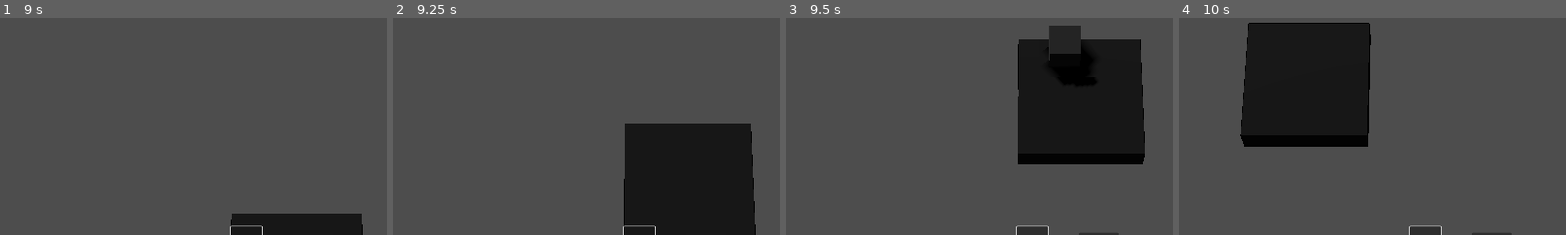
Above: before the commit, frames 1-4 (left to right).
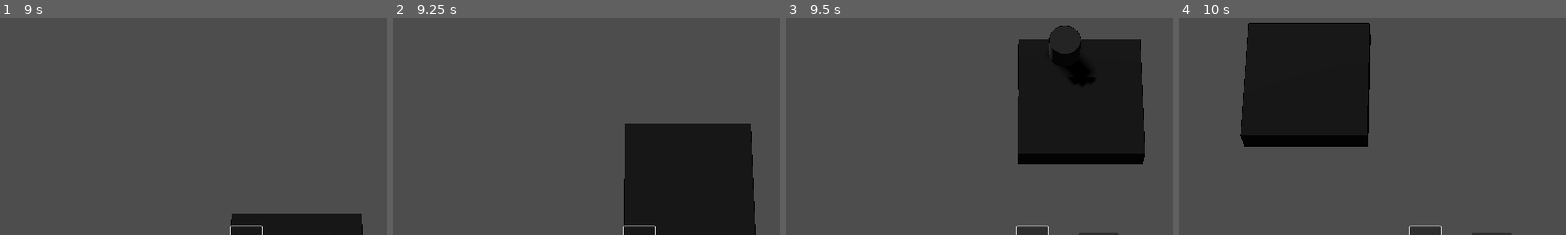
Above: after the commit, the same moments.

Repository: Willeujeans/mapIdea
Game: Godot game, scene res://Scenes/shell.tscn
Two runs of this game, one before a commit and one after it. Both use one fixed random seed, a clock stepped at 60 frames per second and the inputs below.
Inputs (mouse positions are % of the whole screen's width and height, from its top left):
- Up to frame 1 (9 s): click "+" at 0.5 s; click (46, 26) at 1.27 s; type "Alex" at 1.35 s; click "create map" at 2 s; click "SAVE" at 2.75 s; click "Tool1" at 3.5 s; tap Enter at 4.25, 8 s; move the mouse to (72, 45) at 4.27 s; press the mouse at (72, 45) at 4.28 s; hold D (right) 4.28-5.03 s; right-click (72, 45) at 4.55 s; move the mouse to (30, 55) at 5.02 s; release the mouse at (30, 55) at 5.03 s; hold S (down) 5.03-5.78 s; right-click (30, 55) at 5.1 s; click (30, 55) at 5.3 s; move the mouse to (60, 28) at 5.77 s; press the mouse at (60, 28) at 5.78 s; hold D (right) 5.78-6.53 s; right-click (60, 28) at 6.05 s; move the mouse to (45, 70) at 6.52 s; release the mouse at (45, 70) at 6.53 s; hold Q (rotateUp) 6.53-7.28 s; right-click (45, 70) at 6.6 s; click (45, 70) at 6.8 s; tap Space at 7.25, 8.75 s; move the mouse to (80, 65) at 7.27 s; press the mouse at (80, 65) at 7.28 s; hold A (left) 7.28-8.78 s; right-click (80, 65) at 7.55 s; move the mouse to (20, 35) at 8.02 s; release the mouse at (20, 35) at 8.03 s; right-click (20, 35) at 8.1 s; click (20, 35) at 8.3 s; move the mouse to (55, 50) at 8.77 s; press the mouse at (55, 50) at 8.78 s; hold S (down) from 8.78 s (still down)
- Up to frame 2 (9.25 s): keep holding S (down); right-click (55, 50) at 9.05 s
- Up to frame 3 (9.5 s): keep holding S (down)
- Up to frame 4 (10 s): move the mouse to (35, 25) at 9.52 s; release S (down) at 9.53 s; release the mouse at (35, 25) at 9.53 s; hold D (right) from 9.53 s (still down); right-click (35, 25) at 9.6 s; click (35, 25) at 9.8 s
The pictures show only the part of the screen within x 18-68%, y 43-93%; the shares and areas given below are measured in that part.

Frames 1-2 are identical in both runs. In frame 3, 0.2% of the frame differs, in the area x 67-77%, y 3-20%; in frame 4, nothing differs.
Error before the commit: Attempt to call function 'list_dir_begin' in base 'null instance' on a null instance. (res://Scripts/s_directoryScanner.gd:7)
Error after the commit: Attempt to call function 'list_dir_begin' in base 'null instance' on a null instance. (res://Scripts/s_directoryScanner.gd:6)

Commit message:
added Rounding for block placement

Diff:
--- a/Scenes/block.tscn
+++ b/Scenes/block.tscn
@@ -15,7 +15,7 @@
 transform = Transform3D(0.5, 0, 0, 0, 0.5, 0, 0, 0, 0.5, 0, 0, 0)
 script = ExtResource("1_e4g4i")
 
-[node name="box" type="MeshInstance3D" parent="."]
+[node name="MeshInstance3D" type="MeshInstance3D" parent="."]
 transform = Transform3D(0.5, 0, 0, 0, 0.5, 0, 0, 0, 0.5, 0, 0, 0)
 mesh = ExtResource("2_acrrp")
 
--- a/Scripts/fileTextSelector.gd
+++ b/Scripts/fileTextSelector.gd
@@ -1,20 +1,16 @@
 extends Control
-@onready var shell = get_tree().get_root().get_node("shell")
-@onready var mapWorldScene = load("res://Scenes/mapWorld.tscn")
 var filePath = ""
 var fileName = ""
 
 func set_filePath(in_filePath):
 	filePath = in_filePath
+
 func set_fileName(name):
 	fileName = name
 
 func _on_button_pressed():
+	var shell = get_tree().get_root().get_node("shell")
 	shell.get_node("tmp").set_importedFilePath(filePath)
 	shell.get_node("tmp").nameOfFile = fileName
+	var mapWorldScene = load("res://Scenes/mapWorld.tscn")
 	shell.get_node("sceneChanger").changeSceneTo(shell.get_node("container"),mapWorldScene)
-	#change scene to mapWorld
-	#populate the map with imported file
-	#set name to the file name
-	#set size to file size
-	pass
--- a/Scripts/s_block.gd
+++ b/Scripts/s_block.gd
@@ -1,19 +1,10 @@
 extends Node3D
 var mapLocation = Vector3(0,0,0)
-var mat = null
 var terrainType = "b"
-var shapeType = 0
-@onready var shell = get_tree().get_root().get_node("shell")
-@onready var allSides = load("res://models/allSides.obj")
-@onready var bottom = load("res://models/bottom.obj")
-@onready var bottomLeft = load("res://models/bottomLeft.obj")
-@onready var bottomRight = load("res://models/bottomRight.obj")
-@onready var left = load("res://models/left.obj")
-@onready var regular = load("res://models/regular.obj")
-@onready var right = load("res://models/right.obj")
-@onready var top = load("res://models/top.obj")
-@onready var topLeft = load("res://models/topLeft.obj")
-@onready var topRight = load("res://models/topRight.obj")
+
+func _ready():
+	var colorBasedOnHeight = Color(mapLocation.y*0.1,mapLocation.y*0.1,mapLocation.y*0.1,1)
+	set_Color(colorBasedOnHeight)
 
 func set_TerrainType(in_terrain):
 	terrainType = in_terrain
@@ -21,21 +12,19 @@
 func set_MapLocation(in_vector):
 	mapLocation = in_vector
 
-func set_ShapeType(in_shapeType):
-	shapeType = in_shapeType
+func set_Mesh(in_meshObject):
+	if $MeshInstance3D != null:
+		$MeshInstance3D.set_mesh(in_meshObject)
 
-func _ready():
-	var colorBasedOnHeight = Color(mapLocation.y*0.1,mapLocation.y*0.1,mapLocation.y*0.1,1)
-	createMaterial(colorBasedOnHeight)
-
-func createMaterial(colorInput):
+func set_Color(colorInput):
 	var myMaterial = StandardMaterial3D.new()
 	var outLine = load("res://materials/outLineMaterial.tres")
 	myMaterial.next_pass = outLine
 	myMaterial.albedo_color = colorInput
-	$box.set_surface_override_material(0, myMaterial)
+	$MeshInstance3D.set_surface_override_material(0, myMaterial)
 
 func _on_area_3d_mouse_entered():
+	var shell = get_tree().get_root().get_node("shell")
 	var playerController = shell.get_node("container").get_node("mapWorld").get_node("player")
 	playerController.set_HoveredBlock(self)
 	playerController.set_Height()
--- a/Scripts/s_directoryScanner.gd
+++ b/Scripts/s_directoryScanner.gd
@@ -1,5 +1,4 @@
 extends Node
-@onready var shell = get_tree().get_root().get_node("shell")
 
 func list_files_in_directory(path):
 	var files = []
--- a/Scripts/s_exitButton.gd
+++ b/Scripts/s_exitButton.gd
@@ -1,15 +1,4 @@
 extends Button
-
-
-# Called when the node enters the scene tree for the first time.
-func _ready():
-	pass # Replace with function body.
-
-
-# Called every frame. 'delta' is the elapsed time since the previous frame.
-func _process(delta):
-	pass
-
 
 func _on_pressed():
 	get_tree().quit()
--- a/Scripts/s_fileExporter.gd
+++ b/Scripts/s_fileExporter.gd
@@ -1,8 +1,7 @@
 extends Node
-@onready var shell = get_tree().get_root().get_node("shell")
 func exportFile(in_fileName, in_matrix, in_size):
-	var mapString = $mapEncoder.encodeMap(in_matrix,in_size)
-	var path = shell.get_node("tmp").saveFilePath + in_fileName
+	var mapString = $mapEncoder.encodeMap(in_matrix, in_size)
+	var path = get_parent().get_node("tmp").saveFilePath + in_fileName
 	write_file(path, mapString)
 
 static func write_file(file_name, string):
--- a/Scripts/s_fileReader.gd
+++ b/Scripts/s_fileReader.gd
@@ -1,5 +1,4 @@
 extends Node
-@onready var shell = get_tree().get_root().get_node("shell")
 
 func textFromFile(filePath):
 	var file = FileAccess.open(filePath, FileAccess.READ)
--- a/Scripts/s_mainMenu.gd
+++ b/Scripts/s_mainMenu.gd
@@ -1,19 +1,16 @@
 extends Node3D
-var saveDocumentPath = "/Users/willschmitz/Documents/Code/mapIdea/SavedData"
-@onready var mapCreationScene = load("res://Scenes/mapCreation.tscn")
-@onready var shell = get_tree().get_root().get_node("shell")
 
-# Called when the node enters the scene tree for the first time.
 func _ready():
+	var saveDocumentPath = "/Users/willschmitz/Documents/Code/mapIdea/SavedData"
 	loadAllSavedFiles(saveDocumentPath)
 
 func loadAllSavedFiles(folder):
-	print("searching folder for saved files...")
+	var shell = get_tree().get_root().get_node("shell")
 	var filesArray = shell.get_node("directoryScanner").list_files_in_directory(folder)
 	for file in filesArray:
 		$fileVisualContainer.createFileVisual(file)
 		print("FILE: " , file)
 
-
 func _on_create_new_map_button_pressed():
+	var mapCreationScene = load("res://Scenes/mapCreation.tscn")
 	get_parent().get_parent().get_node("sceneChanger").changeSceneTo(get_parent(), mapCreationScene)
--- a/Scripts/s_map.gd
+++ b/Scripts/s_map.gd
@@ -1,6 +1,7 @@
 extends Node3D
 @onready var blockScene = load("res://Scenes/block.tscn")
 @onready var shell = get_tree().get_root().get_node("shell")
+@onready var tmp = shell.get_node("tmp")
 var gridSize = 4
 var scaleForCubes = Vector3(0.5,0.5,0.5)
 var currentHeight = 0
@@ -8,17 +9,24 @@
 var currentTerrain = "w"
 var currentShape = 0
 @onready var allSides = load("res://models/allSides.obj")
+@onready var bottom = load("res://models/bottom.obj")
+@onready var bottomLeft = load("res://models/bottomLeft.obj")
+@onready var bottomRight = load("res://models/bottomRight.obj")
+@onready var left = load("res://models/left.obj")
+@onready var regular = load("res://models/regular.obj")
+@onready var right = load("res://models/right.obj")
+@onready var top = load("res://models/top.obj")
+@onready var topLeft = load("res://models/topLeft.obj")
+@onready var topRight = load("res://models/topRight.obj")
 
 func _ready():
-	print("mapManager loaded...")
-	var tmp = shell.get_node("tmp")
 	if tmp.importedFilePath == "":
 		gridSize = tmp.tmpGridSize
-		print("creating a new map...")
+		print("creating new map")
 		set_Matrix($threeDArray.create(gridSize))
 		createDefaultGrid(gridSize)
 	else:
-		print("creating map from import...")
+		print("creating imported map")
 		var importedMatrix = $mapImporter.createMatrixFromImport(tmp.importedFilePath)
 		gridSize = tmp.tmpGridSize
 		createMapFromImport(importedMatrix, gridSize)
@@ -28,7 +36,9 @@
 
 func set_MatrixAtIndex(x,y,z, object):
 	matrix[x][y][z] = object
+	print("seting: ",x," ",y," ",z," ",object)
 
+#Creates a map from a file that has already been made
 func createMapFromImport(in_matrix, size):
 	set_Matrix(in_matrix)
 	var positionForCubes = Vector3(0,0,0)
@@ -44,6 +54,7 @@
 		positionForCubes.z = 0
 		positionForCubes.y += scaleForCubes.y
 
+#Populates a grid based on size with a floor of bedrock
 func createDefaultGrid(gridSize):
 	var positionForCubes = Vector3(0, 0 ,0)
 	for i in gridSize:
@@ -58,35 +69,120 @@
 			add_child(newBlock)
 		positionForCubes.z += 0.5
 
+#Given the location of a square within the matrix another square will be created above it
 func createSquare(myLocation, mapPosition):
-	var newMapBlock = blockScene.instantiate()
-	newMapBlock.set_MapLocation(Vector3(mapPosition.x, mapPosition.y+1, mapPosition.z))
-	newMapBlock.set_TerrainType(currentTerrain)
-	newMapBlock.set_ShapeType(currentShape)
-	set_MatrixAtIndex(mapPosition.x,mapPosition.y+1,mapPosition.z,newMapBlock)
-	newMapBlock.position = Vector3(myLocation.x,myLocation.y+scaleForCubes.y,myLocation.z)
-	checkNeighbors(newMapBlock)
-	add_child(newMapBlock)
+	if matrix[mapPosition.x][mapPosition.y+1][mapPosition.z] == null:
+		var newMapBlock = blockScene.instantiate()
+		newMapBlock.set_MapLocation(Vector3(mapPosition.x, mapPosition.y+1, mapPosition.z))
+		newMapBlock.set_TerrainType(currentTerrain)
+		set_MatrixAtIndex(mapPosition.x,mapPosition.y+1,mapPosition.z,newMapBlock)
+		newMapBlock.position = Vector3(myLocation.x,myLocation.y+scaleForCubes.y,myLocation.z)
+		add_child(newMapBlock)
+		var arrayOfNeighborsChecked = []
+		checkFourNeighbors(newMapBlock, arrayOfNeighborsChecked)
 
+#Given a square it will be removed, and the location will be set to null
 func destroySquare(squareToBeDestroyed):
 	if squareToBeDestroyed.terrainType != "b":
 		if squareToBeDestroyed.terrainType != "a":
-			print(squareToBeDestroyed.terrainType)
 			matrix[squareToBeDestroyed.mapLocation.x][squareToBeDestroyed.mapLocation.y][squareToBeDestroyed.mapLocation.z] = null
 			squareToBeDestroyed.queue_free()
 
-func saveCurrentMap():
-	var tmp = shell.get_node("tmp")
-	var fileExporter = shell.get_node("fileExporter")
-	fileExporter.exportFile(tmp.nameOfFile,matrix,gridSize)
 
+#only need to check up, down, left, right
+func checkFourNeighbors(in_cube, arrayOfNeighborsChecked):
+	for every in arrayOfNeighborsChecked:
+		if in_cube.mapLocation == every.mapLocation:
+			return
+	arrayOfNeighborsChecked.append(in_cube)
+	var arrayOfNeighborsToCall = []
+	var mapLoc = in_cube.mapLocation
+	var rightLoc = null
+	var leftLoc = null
+	var topLoc = null
+	var bottomLoc = null
+	if mapLoc.x+1 < gridSize:
+		rightLoc = matrix[mapLoc.x + 1][mapLoc.y][mapLoc.z]
+	if mapLoc.x-1 >= 0:
+		leftLoc = matrix[mapLoc.x - 1][mapLoc.y][mapLoc.z]
+	if mapLoc.z+1 < gridSize:
+		topLoc = matrix[mapLoc.x][mapLoc.y][mapLoc.z + 1]
+	if mapLoc.z-1 >= 0:
+		bottomLoc = matrix[mapLoc.x][mapLoc.y][mapLoc.z - 1]
+
+	var rightBool = false
+	var leftBool = false
+	var topBool = false
+	var bottomBool = false
+
+	if rightLoc != null:
+		arrayOfNeighborsToCall.append(rightLoc)
+		rightBool = true
+	if leftLoc != null:
+		arrayOfNeighborsToCall.append(leftLoc)
+		leftBool = true
+	if topLoc != null:
+		arrayOfNeighborsToCall.append(topLoc)
+		topBool = true
+	if bottomLoc != null:
+		arrayOfNeighborsToCall.append(bottomLoc)
+		bottomBool = true
+	#Allsides empty case
+	if !rightBool and !leftBool and !topBool and !bottomBool:
+		in_cube.set_Mesh(allSides)
+
+	#RegularCases
+	if rightBool and leftBool and topBool and bottomBool:
+		in_cube.set_Mesh(regular)
+	if rightBool and leftBool and topBool and !bottomBool:
+		in_cube.set_Mesh(regular)
+	if rightBool and leftBool and !topBool and bottomBool:
+		in_cube.set_Mesh(regular)
+	if rightBool and !leftBool and topBool and bottomBool:
+		in_cube.set_Mesh(regular)
+	if !rightBool and leftBool and topBool and bottomBool:
+		in_cube.set_Mesh(regular)
+	if rightBool and leftBool and !topBool and !bottomBool:
+		in_cube.set_Mesh(regular)
+	if !rightBool and !leftBool and topBool and bottomBool:
+		in_cube.set_Mesh(regular)
+
+	if rightBool and !leftBool and !topBool and bottomBool:
+		in_cube.set_Mesh(bottomLeft)
+	if !rightBool and leftBool and !topBool and bottomBool:
+		in_cube.set_Mesh(bottomRight)
+	if rightBool and !leftBool and topBool and !bottomBool:
+		in_cube.set_Mesh(topLeft)
+	if !rightBool and leftBool and topBool and !bottomBool:
+		in_cube.set_Mesh(topRight)
+	if rightBool and !leftBool and !topBool and !bottomBool:
+		in_cube.set_Mesh(left)
+	if !rightBool and leftBool and !topBool and !bottomBool:
+		in_cube.set_Mesh(right)
+	if !rightBool and !leftBool and topBool and !bottomBool:
+		in_cube.set_Mesh(top)
+	if !rightBool and !leftBool and !topBool and bottomBool:
+		in_cube.set_Mesh(bottom)
+	#recursive call to all neighbors
+	#MASSIVE ISSUE HERE:
+	#this will call every block it's connected to, which means a whole ground level can be called lagging the system
+	for each in arrayOfNeighborsToCall:
+		checkFourNeighbors(each, arrayOfNeighborsChecked)
 
 func checkNeighbors(in_cube):
 	var count = 0
 	for x in range(-1,2):
 		for z in range(-1,2):
-			var movedVector = Vector3(in_cube.mapLocation.x + x,in_cube.mapLocation.y,in_cube.mapLocation.z + z)
-			if matrix[movedVector.x][movedVector.y][movedVector.z] != null:
-				if movedVector != in_cube.mapLocation:
-					matrix[movedVector.x][movedVector.y][movedVector.z].get_node("box").mesh = allSides
-					print(matrix[movedVector.x][movedVector.y][movedVector.z].mapLocation)
+			if x != 0 and z != 0:
+				var movedVector = Vector3(in_cube.mapLocation.x + x,in_cube.mapLocation.y,in_cube.mapLocation.z + z)
+				if matrix[movedVector.x][movedVector.y][movedVector.z] != null:
+					count += 1
+	if count >= 9:
+		in_cube.set_Mesh(regular)
+	else:
+		in_cube.set_Mesh(allSides)
+	print("I have : ",count, " neighbors")
+
+func saveCurrentMap():
+	var fileExporter = shell.get_node("fileExporter")
+	fileExporter.exportFile(tmp.nameOfFile,matrix,gridSize)
--- a/Scripts/s_overlayMenu.gd
+++ b/Scripts/s_overlayMenu.gd
@@ -1,5 +1,4 @@
 extends Control
-@onready var shell = get_tree().get_root().get_node("shell")
 
 func _process(delta):
 	if Input.is_action_just_pressed("menu_pull"):
--- a/Scripts/s_sceneChanger.gd
+++ b/Scripts/s_sceneChanger.gd
@@ -1,5 +1,4 @@
 extends Node
-@onready var shell = get_tree().get_root().get_node("shell")
 
 func changeSceneTo(target, in_scene):
 	print("changing Scene...")
Not shown, changed: SavedData/32Test.md
Not shown, changed: SavedData/hello.md
Not shown, added: SavedData/tmpTesting.md
